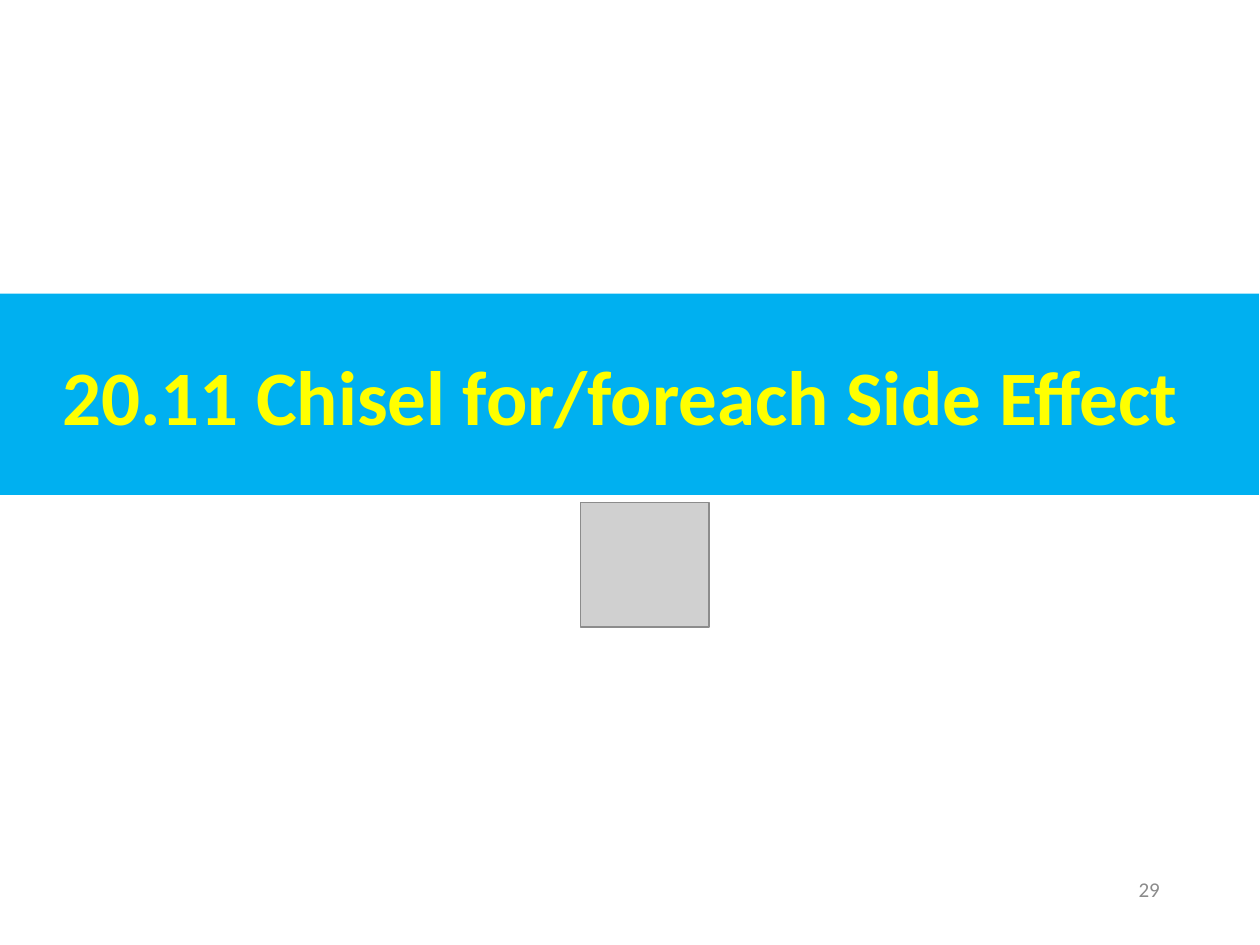
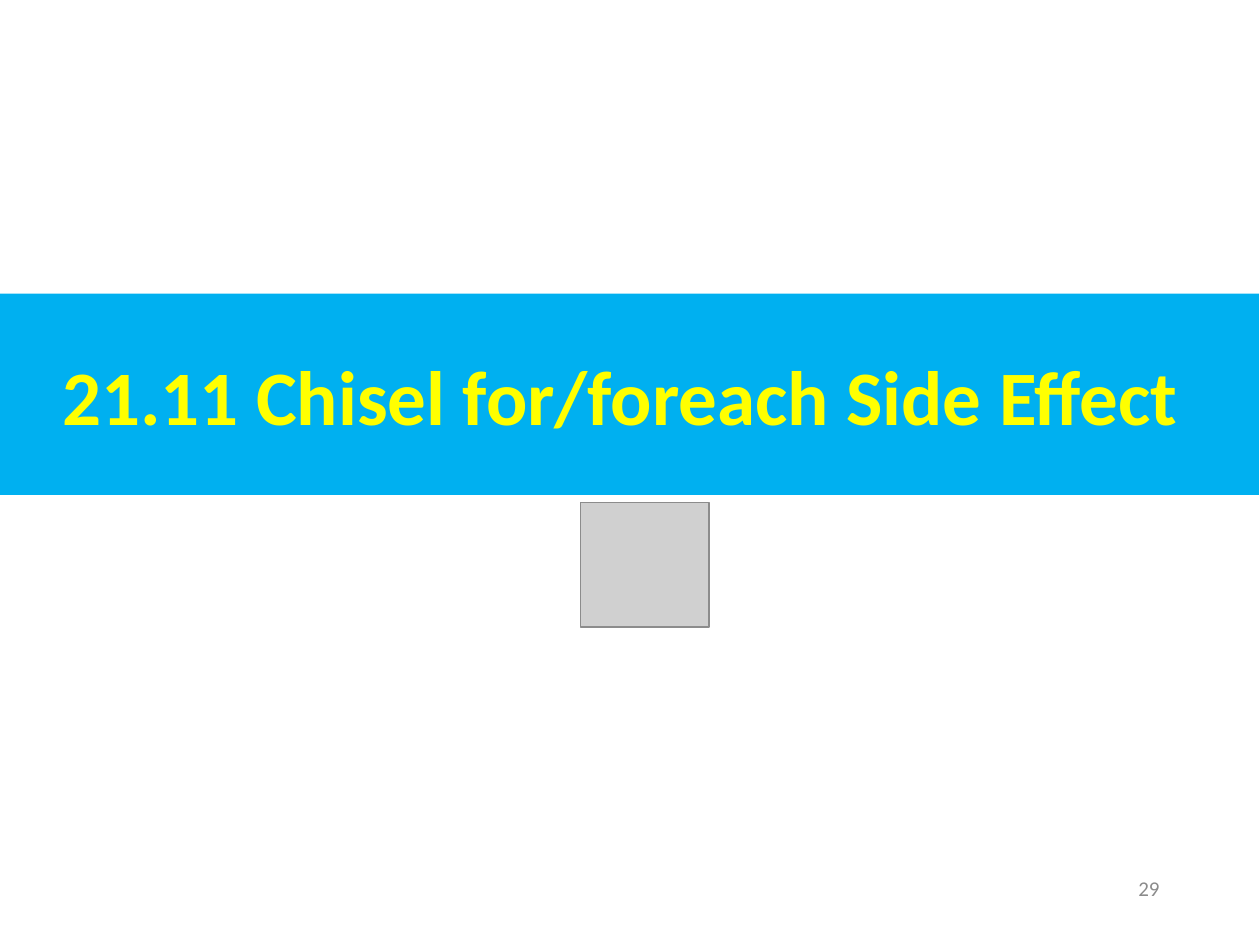
Before and after one commit to peterhchen/AIU_CS800_Chisel, a slide deck: slide 29 of 500_UCSC_HWD/021_FIRRTL/000_Video/021.FIRRTL.ppt. Drawn at 1260x945 pixels with LibreOffice and Linux fonts; fonts in the diff are those of the drawing; grey boxes stand for pictures. Boxes give left, top, right and bottom in pixels: in the first picture for what was removed or moved away, otherwise in the second. Text is boxed around its words. In the diff, an @@ line names an element or a change of style, - is before the commit and + after.

```diff
--- a/500_UCSC_HWD/021_FIRRTL/000_Video/021.FIRRTL.ppt
+++ b/500_UCSC_HWD/021_FIRRTL/000_Video/021.FIRRTL.ppt
@@ text in rectangle at bbox=[62, 371, 1177, 429]: text changed @@
-20.11 Chisel for/foreach Side Effect
+21.11 Chisel for/foreach Side Effect
```
Also in this commit, not shown: 49 other slides changed.
